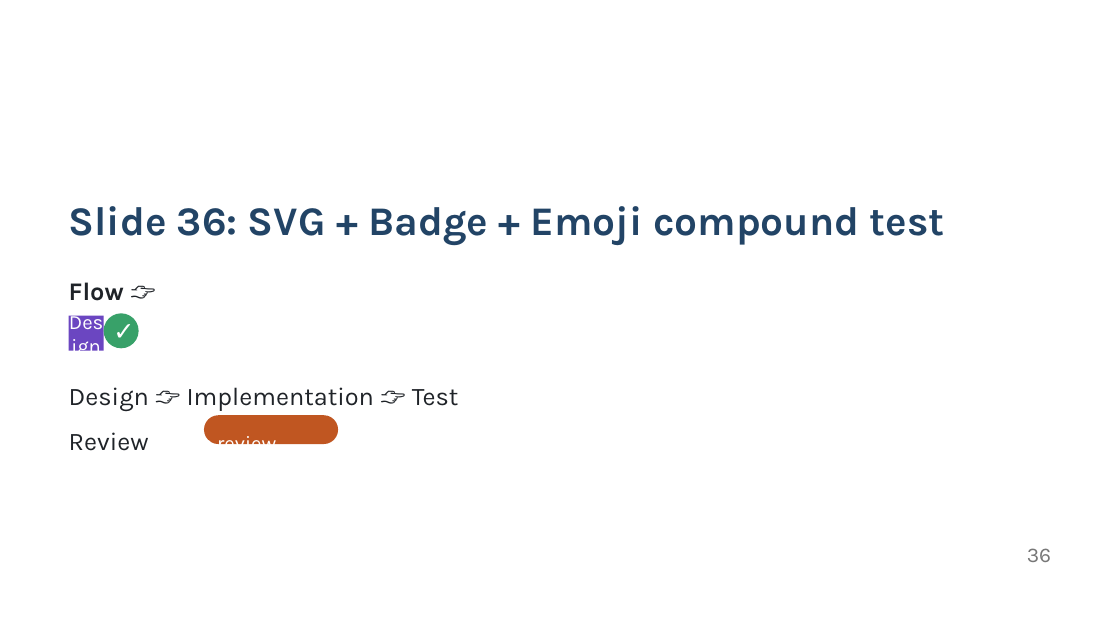
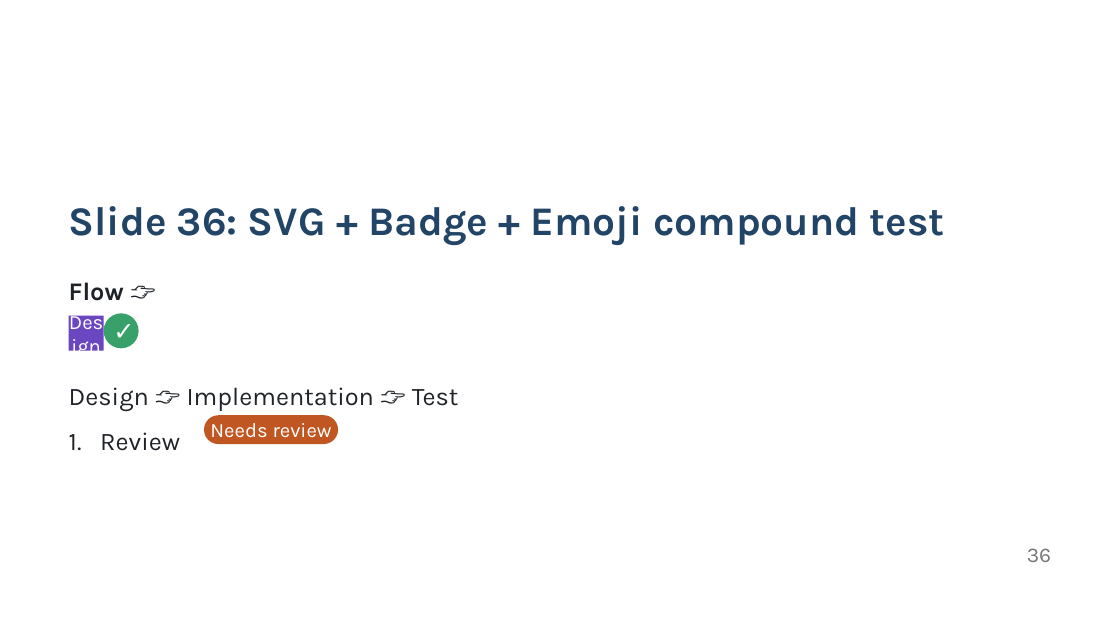
Before and after one commit to KatsuYuzu/marp-to-editable-pptx, a slide deck: slide 36 of src/native-pptx/test-fixtures/slides-ci-native.pptx. Drawn at 1120x630 pixels with LibreOffice and Linux fonts; fonts in the diff are those of the drawing. Boxes give left, top, right and bottom in pixels: in the first picture for what was removed or moved away, otherwise in the second. Text is boxed around its words. In the diff, an @@ line names an element or a change of style, - is before the commit and + after.

```diff
--- a/src/native-pptx/test-fixtures/slides-ci-native.pptx
+++ b/src/native-pptx/test-fixtures/slides-ci-native.pptx
@@ text at box(100, 432, 180, 451): text changed; size 17.4 to 21.8 pt; text colour #FFFFFF to #1F2328 @@
-2. Review Needs review
+2. Review
@@ text added at box(210, 423, 332, 443), 17.4 pt, text #FFFFFF @@
+Needs review
```
Also in this commit, not shown: 1 other slide changed, 2 other files.
